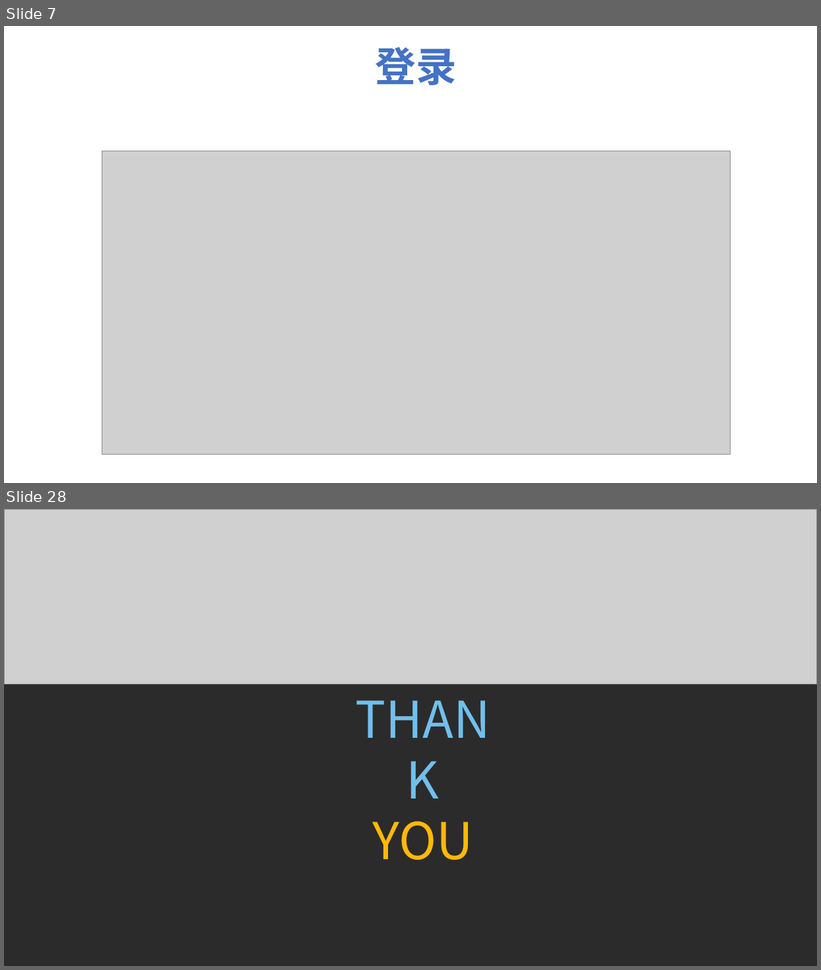
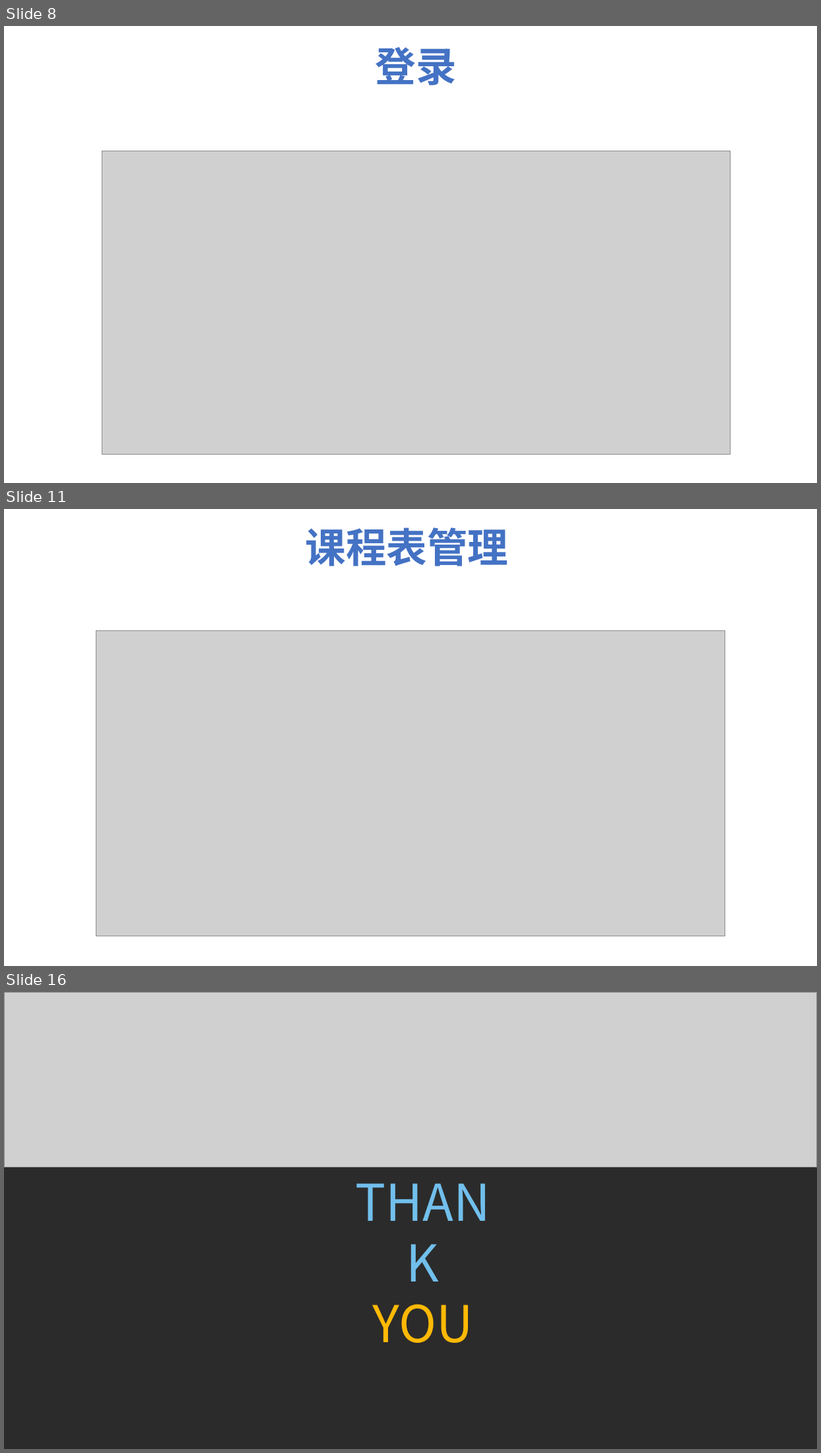
Before and after one commit to HolyShiftt/teach, a slide deck: document/中期答辩.pptx. Shown one above the other, each under a label of ours: slides 7 and 28 before the commit, slides 8, 11 and 16 after it; the slides between them are not shown. The pictures are 821x970 and 821x1453 pixels, drawn with LibreOffice and Linux fonts; fonts in the diff are those of the drawing; grey boxes stand for pictures; background and template pictures are left out; a plain dark background stands for a picture behind light text. Boxes give left, top, right and bottom in pixels: in the first picture for what was removed or moved away, otherwise in the second. Text is boxed around its words. In the diff, an @@ line names an element or a change of style, - is before the commit and + after.

```diff
--- a/document/中期答辩.pptx
+++ b/document/中期答辩.pptx
@@ slide 11 added at <box>4,509,817,966</box>, background picture (left out) @@
@@ text added at <box>306,527,509,566</box>, 48 pt, text #4472C4, bold @@
+课程表管理
@@ picture added at <box>96,631,725,937</box> @@
@@ what was slide 7 is now slide 8 @@
@@ what was slide 28 is now slide 16 @@
```
Also in this commit, not shown: 2 slides changed, 7 other slides added, 3 slides removed, 4 other files.
